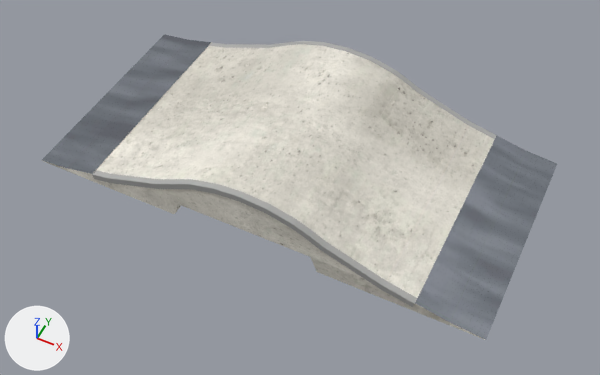
An edit to the glTF model public/katalog/modelle/wave-welle.gltf, drawn before and after from the same camera.
Rendered twice from a 50 mm lens placed at (1.42, -2.83, 3.34), pointed at (0.08, -0.15, -0.02). Lighting does not change. The marker at lower left points along +X, +Y and +Z. The picture after the commit comes second. Vertices at exactly the same position are counted once.

The first picture shows 'SK0014_Wave-Welle.001'.
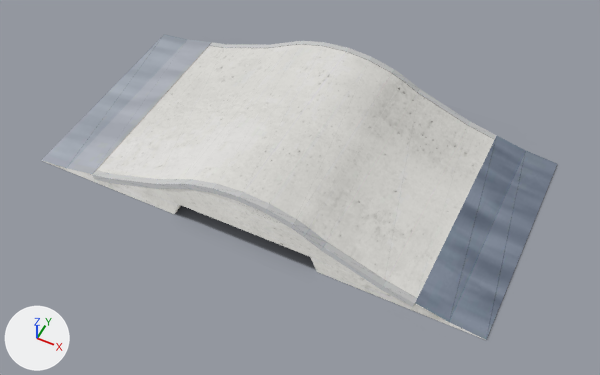
Pixel boxes [x1, y1, x2, y2] of what changed, in the pictures (600 x 375 px):
```json
{"object": "Schatten", "change": "added", "after": [56, 164, 558, 340]}
{"part": 1, "of": "me_sk0014_wave_welle_001", "change": "edited", "before": [41, 42, 495, 340], "after": [41, 42, 495, 340], "on screen": "looks the same"}
{"part": 2, "of": "me_sk0014_wave_welle_001", "change": "recoloured", "before": [42, 34, 557, 339], "after": [42, 34, 557, 339]}
{"part": 3, "of": "me_sk0014_wave_welle_001", "change": "recoloured", "before": [92, 41, 497, 307], "after": [92, 41, 497, 307]}
```

The change, as JSON lines over the scene's bpy script:
```json
{"op": "add", "block": "img_wave_welle_licht", "code": ["img_wave_welle_licht = load_image('wave-welle_licht', 'texturen/wave-welle_licht.jpg', 2048, 2048, 'sRGB')"]}
{"op": "add", "block": "img_wave_welle_schatten", "code": ["img_wave_welle_schatten = load_image('wave-welle_schatten', 'texturen/wave-welle_schatten.png', 375, 217, 'sRGB')"]}
{"op": "add", "block": "mat_stahl_web_036", "code": ["mat_stahl_web_036 = bpy.data.materials.new('Stahl_web.036')", "# uses the picture img_wave_welle_licht"]}
{"op": "add", "block": "mat_beton_web_046", "code": ["mat_beton_web_046 = bpy.data.materials.new('Beton_web.046')", "# uses the picture img_wave_welle_licht"]}
{"op": "add", "block": "mat_kantenwinkel_web_020", "code": ["mat_kantenwinkel_web_020 = bpy.data.materials.new('Kantenwinkel_web.020')", "# uses the picture img_wave_welle_licht"]}
{"op": "add", "block": "mat_schatten_044", "code": ["mat_schatten_044 = bpy.data.materials.new('Schatten.044')", "# uses the picture img_wave_welle_schatten"]}
{"block": "me_sk0014_wave_welle_001", "where": "me_sk0014_wave_welle_001.from_pydata(...)  # 604 vertices, 442 faces; spans x -1.28..1.28, y -0.63..0.63, z 0.0..0.35"}
{"block": "me_sk0014_wave_welle_001", "where": "# used by ob_sk0014_wave_welle_001; location = (0.0, 0.0, 0.0)"}
{"block": "me_sk0014_wave_welle_001", "change": "me_sk0014_wave_welle_001 part 1: 322 faces spanning x -1.28..1.28, y -0.62..0.62, z 0.0..0.35 switch from mat_beton_web_116 to mat_beton_web_046"}
{"block": "me_sk0014_wave_welle_001", "change": "me_sk0014_wave_welle_001 part 2: 24 faces spanning x -1.28..1.28, y -0.62..0.62, z 0.0..0.07 switch from mat_stahl_web_075 to mat_stahl_web_036"}
{"block": "me_sk0014_wave_welle_001", "change": "me_sk0014_wave_welle_001 part 3: 96 faces spanning x -0.92..0.92, y -0.63..0.63, z 0.03..0.35 switch from mat_kantenwinkel_web_066 to mat_kantenwinkel_web_020"}
{"op": "add", "block": "me_schatten", "code": ["me_schatten = bpy.data.meshes.new('Schatten')", "me_schatten.from_pydata(...)  # 4 vertices, 2 faces; spans x -1.31..1.32, y -0.71..0.81, z 0.0", "me_schatten.materials.append(mat_schatten_044)"]}
{"op": "add", "block": "ob_schatten", "code": ["ob_schatten = bpy.data.objects.new('Schatten', me_schatten)", "ob_schatten.location = (0.0, 0.0, 0.0)"]}
```
